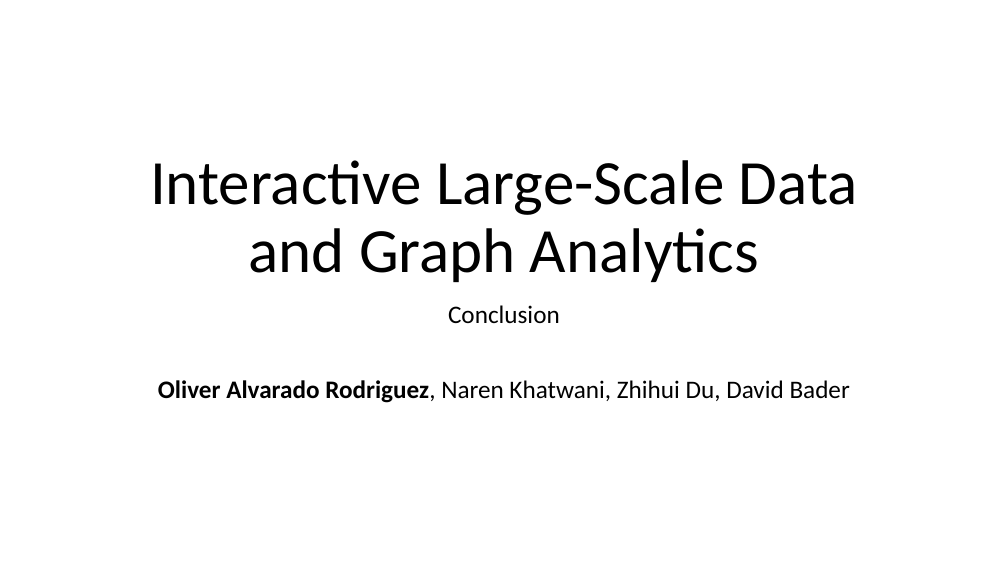
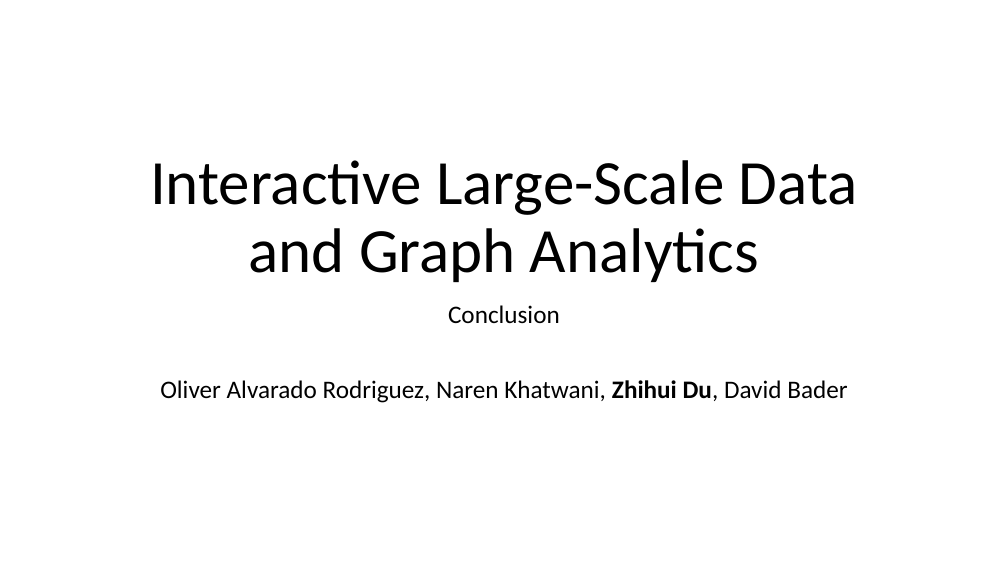
Before and after one commit to njit-hpc-initiative/tutorial-arkouda-njit, a slide deck: slide 1 of tutorial/conclusion.pptx. Drawn at 1008x567 pixels with LibreOffice and Linux fonts; fonts in the diff are those of the drawing; background and template pictures are left out. Boxes give left, top, right and bottom in pixels: in the first picture for what was removed or moved away, otherwise in the second. Text is boxed around its words. In the diff, an @@ line names an element or a change of style, - is before the commit and + after.

```diff
--- a/tutorial/conclusion.pptx
+++ b/tutorial/conclusion.pptx
@@ subtitle at bbox=[160, 380, 847, 403]: bold off in "Oliver Alvarado Rodriguez,"; bold on in "Zhihui Du," @@
```
Also in this commit, not shown: 3 other slides changed, 3 slides removed, 1 other file.
